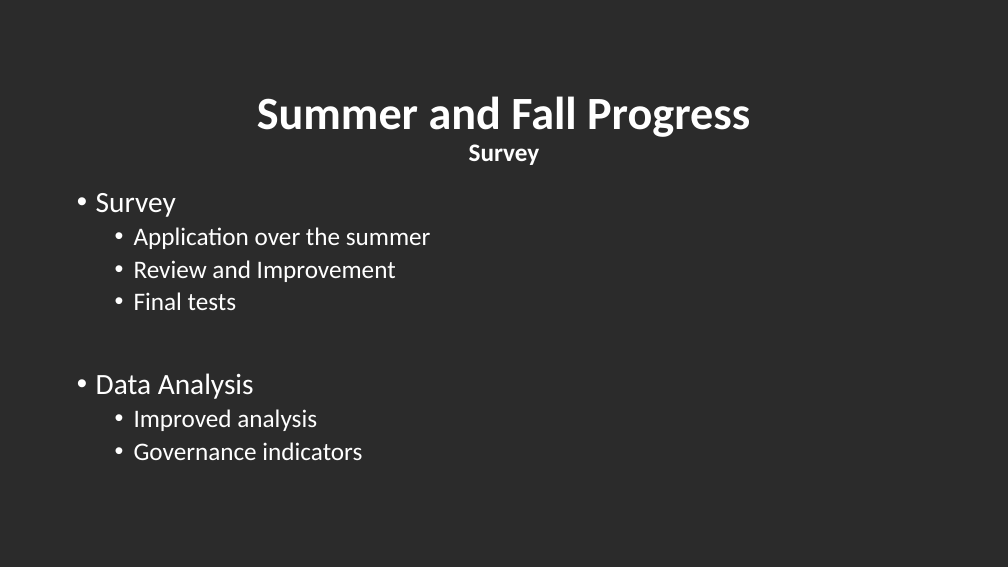
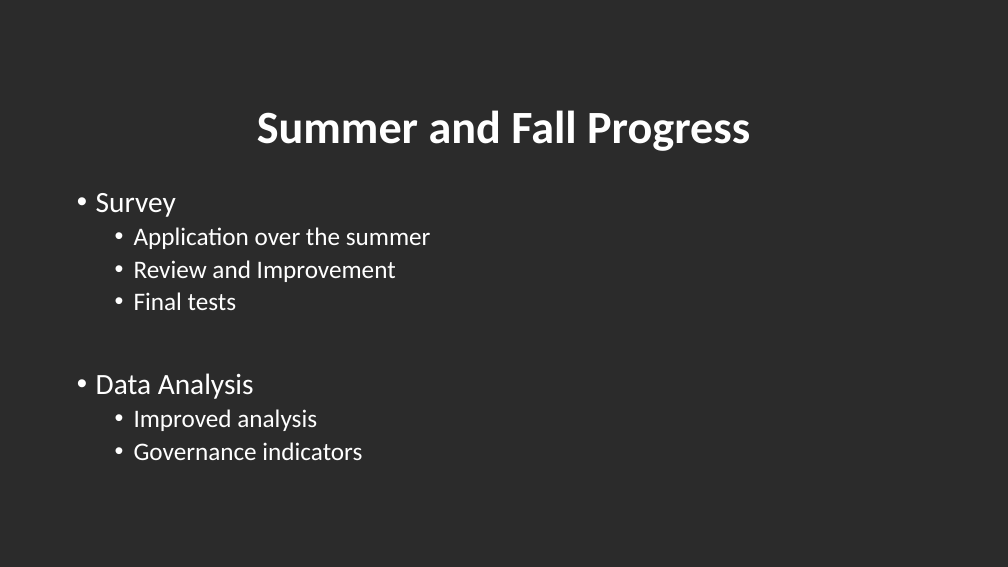
Before and after one commit to turfeffect/Docs, a slide deck: slide 5 of Presentations/Fall Review Meeting/A FRAMEWORK TO EVALUATE MARINE RESERVES IN MEXICO.pptx. Drawn at 1008x567 pixels with LibreOffice and Linux fonts; fonts in the diff are those of the drawing; background and template pictures are left out; a plain dark background stands for a picture behind light text. Boxes give left, top, right and bottom in pixels: in the first picture for what was removed or moved away, otherwise in the second. Text is boxed around its words. In the diff, an @@ line names an element or a change of style, - is before the commit and + after.

Commit message:
Fall Review Meeting Final Presentation

```diff
--- a/Presentations/Fall Review Meeting/A FRAMEWORK TO EVALUATE MARINE RESERVES IN MEXICO.pptx
+++ b/Presentations/Fall Review Meeting/A FRAMEWORK TO EVALUATE MARINE RESERVES IN MEXICO.pptx
@@ title at (x1=257, y1=110, x2=750, y2=151): text changed @@
-Summer and Fall Progress
-Survey
+Summer and Fall Progress
```
Also in this commit, not shown: 3 other slides changed.
